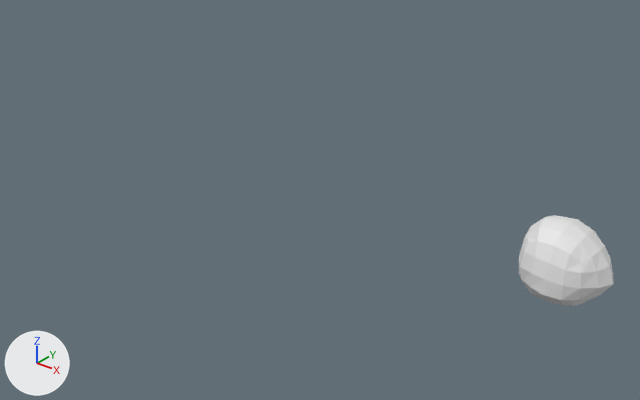
The Blender file Model.blend: old version first, new version second.
One viewpoint serves both versions: a 50 mm camera at (3.56, -3.45, 1.98) aimed at (0.61, 0.23, -0.31). Lighting does not change. The marker at lower left points along +X, +Y and +Z.

Objects in the first picture: 'Head.001'.
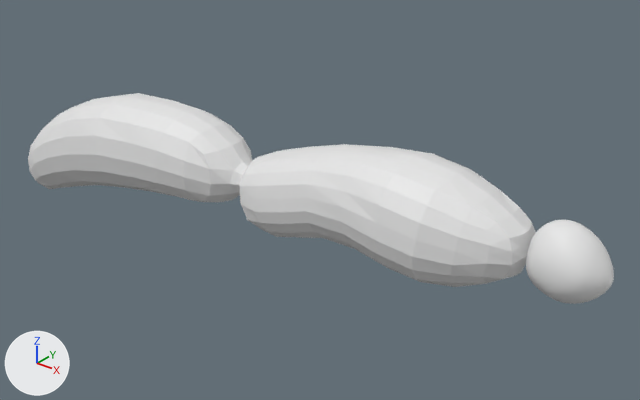
The change in detail:
me_cube_002 is used by ob_head_001; location (0.0, 0.0, 0.0).
me_cube_002 had 57 vertices, 48 faces and spanned x 2.024..2.467, y 0.0..0.196, z -0.236..0.16.
me_cube_002 now has 22678 vertices, 22676 faces and spans x 2.062..2.459, y -0.165..0.164, z -0.223..0.151.
me_cube_002 part 1: 57 vertices removed from x 2.024..2.467, y 0.0..0.196, z -0.236..0.16; 22678 vertices added at x 2.062..2.459, y -0.165..0.164, z -0.223..0.151.
Object 'Body' (ob_body) is now shown.
Object 'Head.001' (ob_head_001) loses its MIRROR modifier named 'Mirror'.
Modifier setting removed (it was use_axis = (False, True, False)).

Boxes [x1, y1, x2, y2] around the edits, measured in the pictures (640 x 400 px):
'Body', shown: after [28, 93, 536, 287]
'Head.001', reshaped, modifiers changed (6% narrower, 8% shorter): before [519, 215, 613, 306]; after [526, 220, 614, 304]
